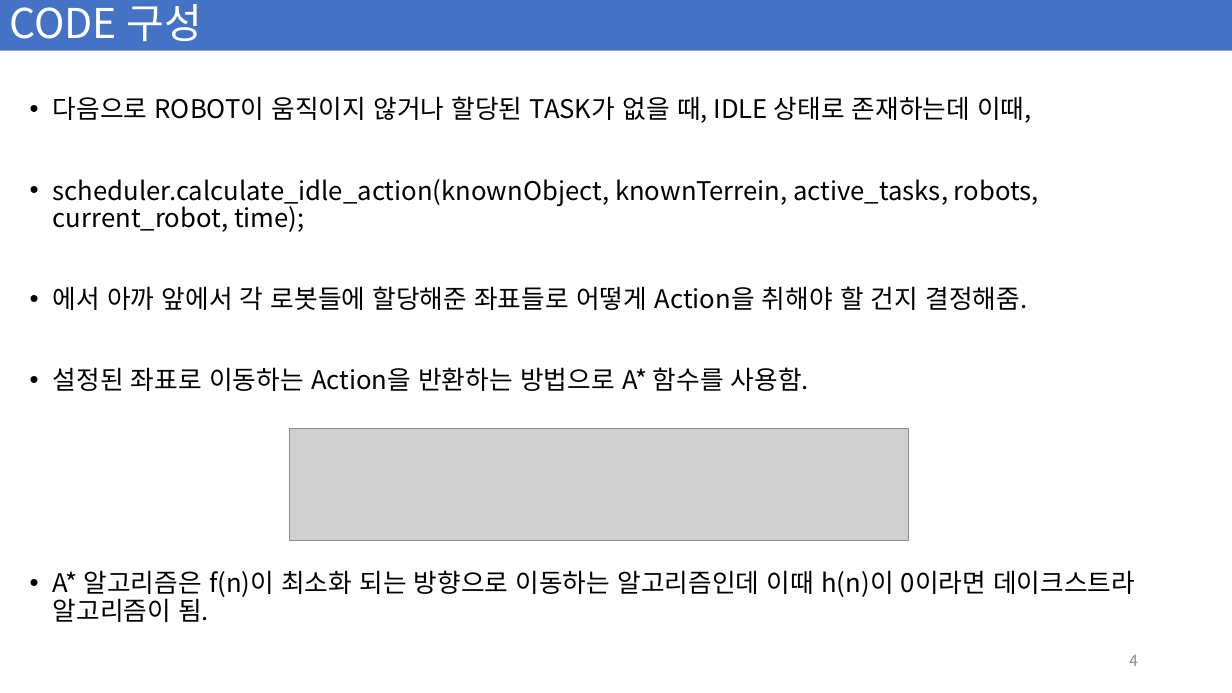
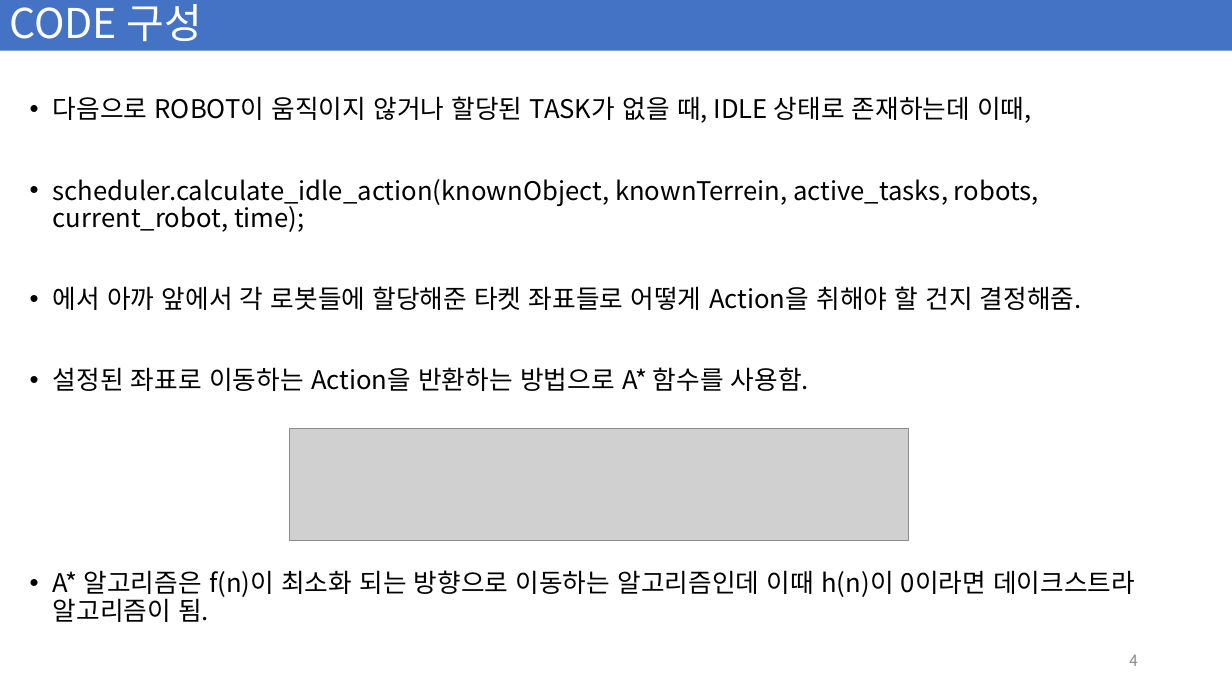
Before and after one commit to vhch/MRTA, a slide deck: slide 4 of MRTA-main/고급 알고리즘_발표.pptx. Drawn at 1232x693 pixels with LibreOffice and Linux fonts; fonts in the diff are those of the drawing; grey boxes stand for pictures. Boxes give left, top, right and bottom in pixels: in the first picture for what was removed or moved away, otherwise in the second. Text is boxed around its words. In the diff, an @@ line names an element or a change of style, - is before the commit and + after.

```diff
--- a/MRTA-main/고급 알고리즘_발표.pptx
+++ b/MRTA-main/고급 알고리즘_발표.pptx
@@ text at (53,286,1082,310): text changed @@
-• 에서 아까 앞에서 각 로봇들에 할당해준 좌표들로 어떻게 Action을 취해야 할 건지 결정해줌.
+• 에서 아까 앞에서 각 로봇들에 할당해준 타켓 좌표들로 어떻게 Action을 취해야 할 건지 결정해줌.
```
Also in this commit, not shown: 5 other slides changed.
